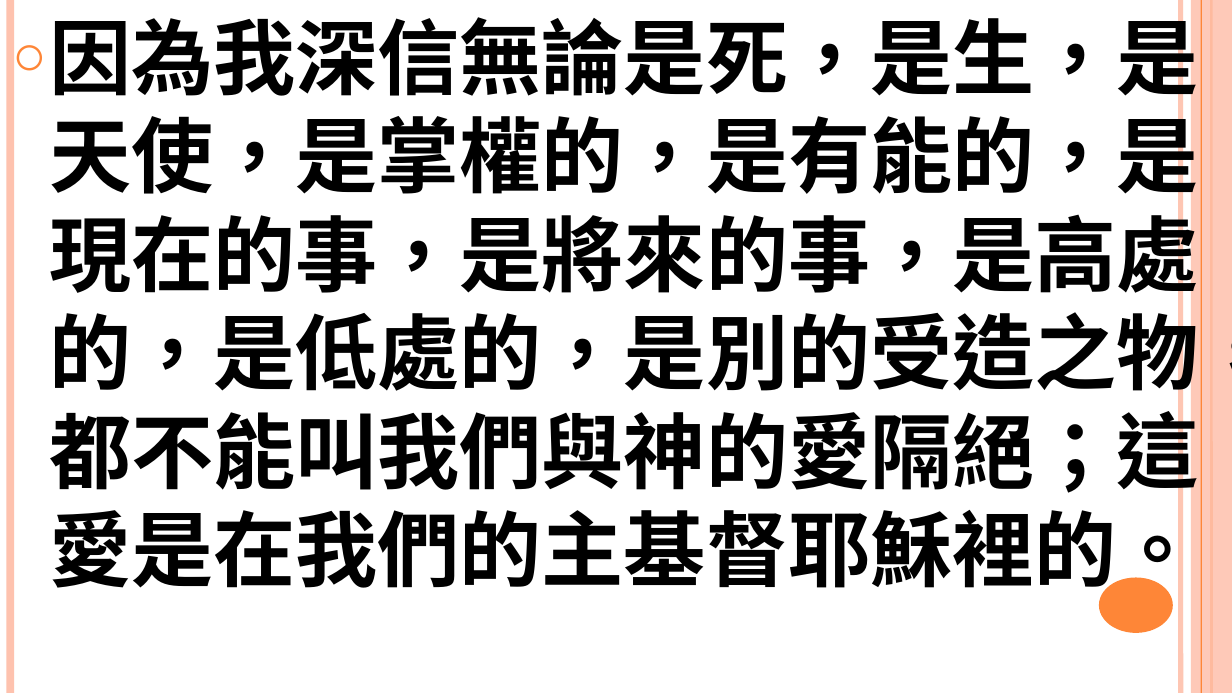
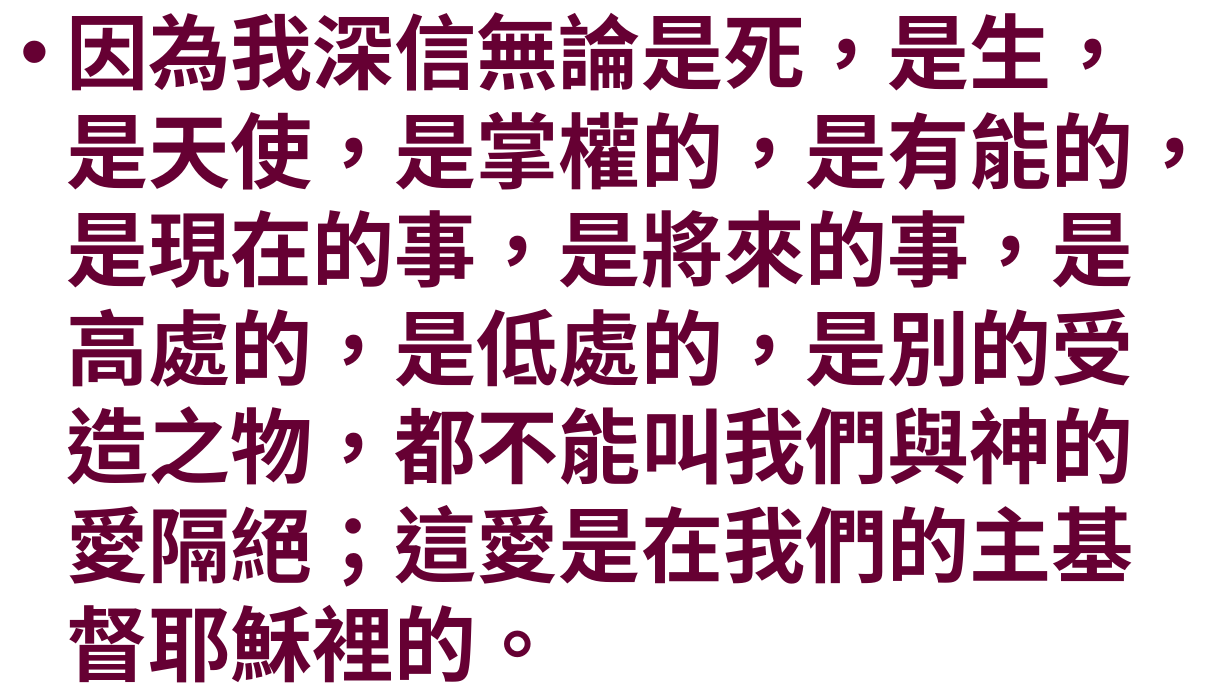
Before and after one commit to batisuoc/worship-resources, a slide deck: slide 6 of 61真正勝利.pptx (slide 5 before the commit). Drawn at 1232x693 pixels with LibreOffice and Linux fonts; fonts in the diff are those of the drawing; background and template pictures are left out. Boxes give left, top, right and bottom in pixels: in the first picture for what was removed or moved away, otherwise in the second. Text is boxed around its words. In the diff, an @@ line names an element or a change of style, - is before the commit and + after.

```diff
--- a/61真正勝利.pptx
+++ b/61真正勝利.pptx
@@ text "因為我深信無論是死，是生，是天使，是掌權的，是有能的，是現在的事，是將來的事，是高處的，是低處的，是別的受造之物，都不能 ...": place and size @@
-text "因為我深信無論是死，是生，是天使，是掌權的，是有能的，是現在的事，是將來的事，是高處的，是低處的，是別的受造之物，都不能 ..." at (49, 4, 1232, 602)
+text "因為我深信無論是死，是生，是天使，是掌權的，是有能的，是現在的事，是將來的事，是高處的，是低處的，是別的受造之物，都不能 ..." at (66, 12, 1216, 683)
@@ text "因為我深信無論是死，是生，是天使，是掌權的，是有能的，是現在的事，是將來的事，是高處的，是低處的，是別的受造之物，都不能 ..." at (66, 12, 1216, 683): font Noto Sans CJK TC to Noto Sans CJK SC, text colour #000000 to #660033; bullet ○ to •; more space between paragraphs; vertical alignment top to middle @@
@@ line removed from (10, 0) to (10, 692) @@
@@ line removed from (1180, 0) to (1180, 692) @@
@@ rectangle removed at (1191, 0, 1232, 692) @@
@@ line removed from (1201, 0) to (1201, 692) @@
@@ line removed from (1211, 0) to (1211, 692) @@
@@ ellipse removed at (1099, 578, 1173, 633) @@
```
Also in this commit, not shown: 4 other slides changed, 1 slide added.
